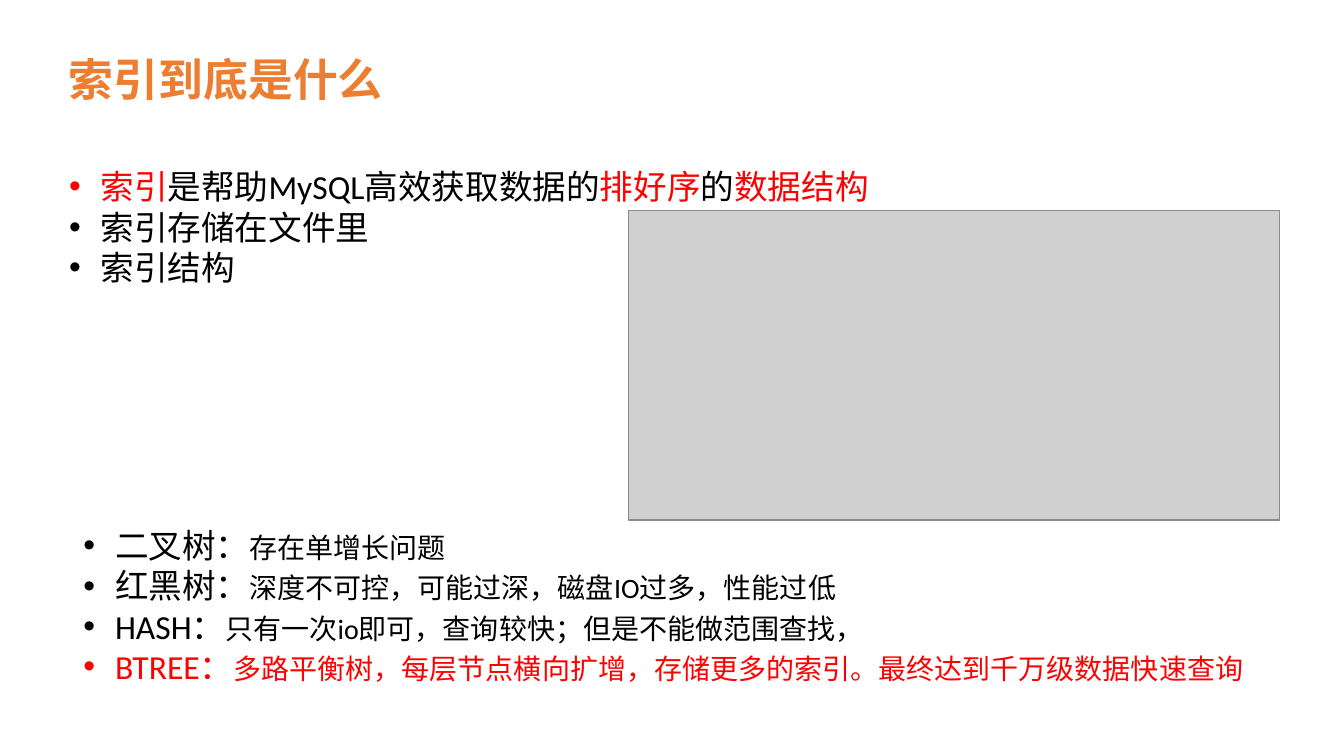
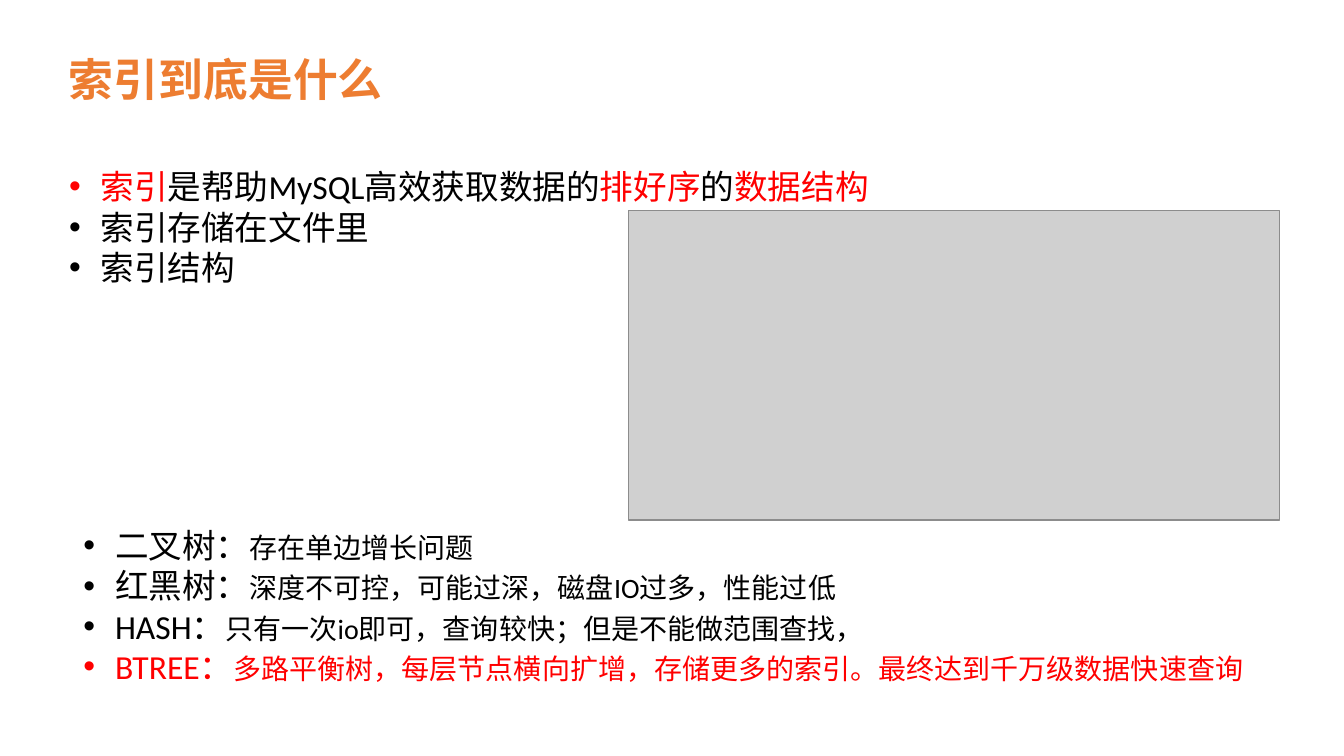
Before and after one commit to lei-zuquan/Jvm_Learn, a slide deck: slide 5 of src/main/java/com/java/z_exam/mysql/MySQL索引原理及如何建立高效索引.pptx. Drawn at 1344x756 pixels with LibreOffice and Linux fonts; fonts in the diff are those of the drawing; grey boxes stand for pictures. Boxes give left, top, right and bottom in pixels: in the first picture for what was removed or moved away, otherwise in the second. Text is boxed around its words. In the diff, an @@ line names an element or a change of style, - is before the commit and + after.

```diff
--- a/src/main/java/com/java/z_exam/mysql/MySQL索引原理及如何建立高效索引.pptx
+++ b/src/main/java/com/java/z_exam/mysql/MySQL索引原理及如何建立高效索引.pptx
@@ text at box(115, 529, 473, 561): text changed @@
-• 二叉树：存在单增长问题
+• 二叉树：存在单边增长问题
```
Also in this commit, not shown: 2 other slides changed, 6 other files.
